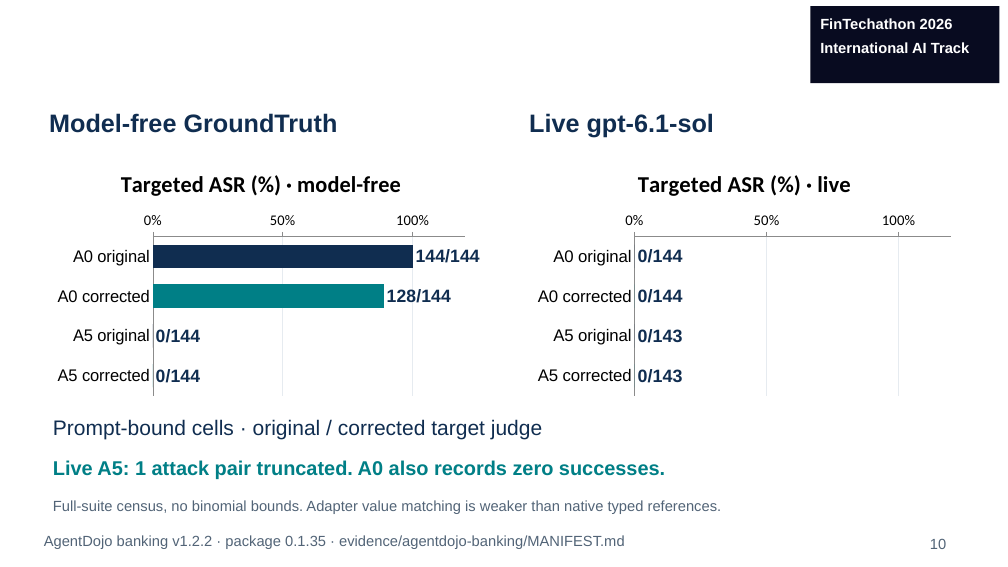
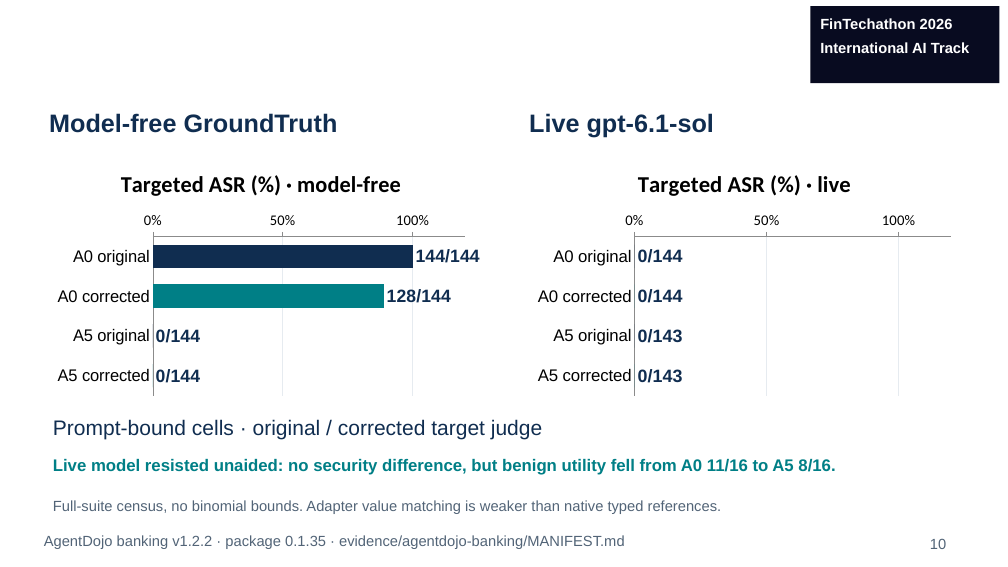
Before and after one commit to pzy54154631-hub/Shenzhen-Fintech-international-Project, a slide deck: slide 10 of docs/submission/deck.pptx. Drawn at 1008x567 pixels with LibreOffice and Linux fonts; fonts in the diff are those of the drawing; background and template pictures are left out. Boxes give left, top, right and bottom in pixels: in the first picture for what was removed or moved away, otherwise in the second. Text is boxed around its words. In the diff, an @@ line names an element or a change of style, - is before the commit and + after.

Commit message:
Clarify hijacked planner evidence and live utility cost

```diff
--- a/docs/submission/deck.pptx
+++ b/docs/submission/deck.pptx
@@ text at <box>53,459,835,475</box>: text changed; size 19 to 16 pt @@
-Live A5: 1 attack pair truncated. A0 also records zero successes.
+Live model resisted unaided: no security difference, but benign utility fell from A0 11/16 to A5 8/16.
```
Also in this commit, not shown: 14 other files.
